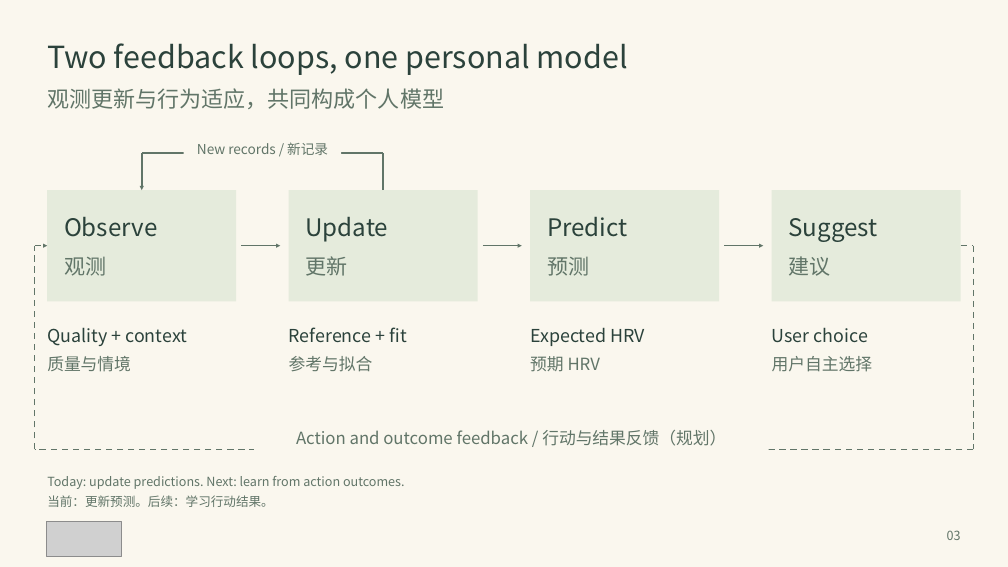
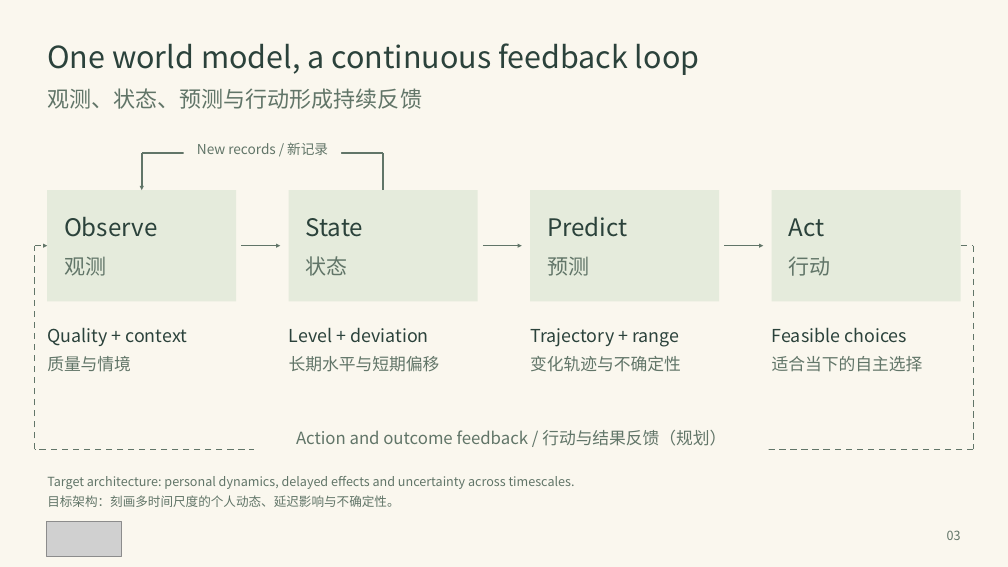
Before and after one commit to DiamondCao1996/mond-phone-preview, a slide deck: slide 3 of docs/demo/MOND_Adaptive_System_EN_ZH.pptx. Drawn at 1008x567 pixels with LibreOffice and Linux fonts; fonts in the diff are those of the drawing; grey boxes stand for pictures. Boxes give left, top, right and bottom in pixels: in the first picture for what was removed or moved away, otherwise in the second. Text is boxed around its words. In the diff, an @@ line names an element or a change of style, - is before the commit and + after.

Commit message:
Restore full physiological world-model scope and original evidence map

```diff
--- a/docs/demo/MOND_Adaptive_System_EN_ZH.pptx
+++ b/docs/demo/MOND_Adaptive_System_EN_ZH.pptx
@@ text at (47, 43, 699, 75): text changed @@
-Two feedback loops, one personal model
+One world model, a continuous feedback loop
@@ text at (47, 88, 422, 109): text changed @@
-观测更新与行为适应，共同构成个人模型
+观测、状态、预测与行动形成持续反馈
@@ text at (306, 218, 364, 237): text changed @@
-Update
+State
@@ text at (789, 218, 825, 237): text changed @@
-Suggest
+Act
@@ text at (306, 256, 348, 276): text changed @@
-更新
+状态
@@ text at (789, 256, 831, 276): text changed @@
-建议
+行动
@@ text at (289, 327, 428, 342): text changed @@
-Reference + fit
+Level + deviation
@@ text at (530, 328, 679, 347): text changed @@
-Expected HRV
+Trajectory + range
@@ text at (772, 327, 907, 342): text changed @@
-User choice
+Feasible choices
@@ text at (289, 356, 440, 372): text changed @@
-参考与拟合
+长期水平与短期偏移
@@ text at (530, 356, 681, 372): text changed @@
-预期 HRV
+变化轨迹与不确定性
@@ text at (772, 356, 923, 372): text changed @@
-用户自主选择
+适合当下的自主选择
@@ text at (47, 476, 575, 489): text changed @@
-Today: update predictions. Next: learn from action outcomes.
+Target architecture: personal dynamics, delayed effects and uncertainty across timescales.
@@ text at (47, 495, 399, 507): text changed @@
-当前：更新预测。后续：学习行动结果。
+目标架构：刻画多时间尺度的个人动态、延迟影响与不确定性。
```
Also in this commit, not shown: 3 other slides changed, 4 slides added, 4 slides removed, 3 other files.
